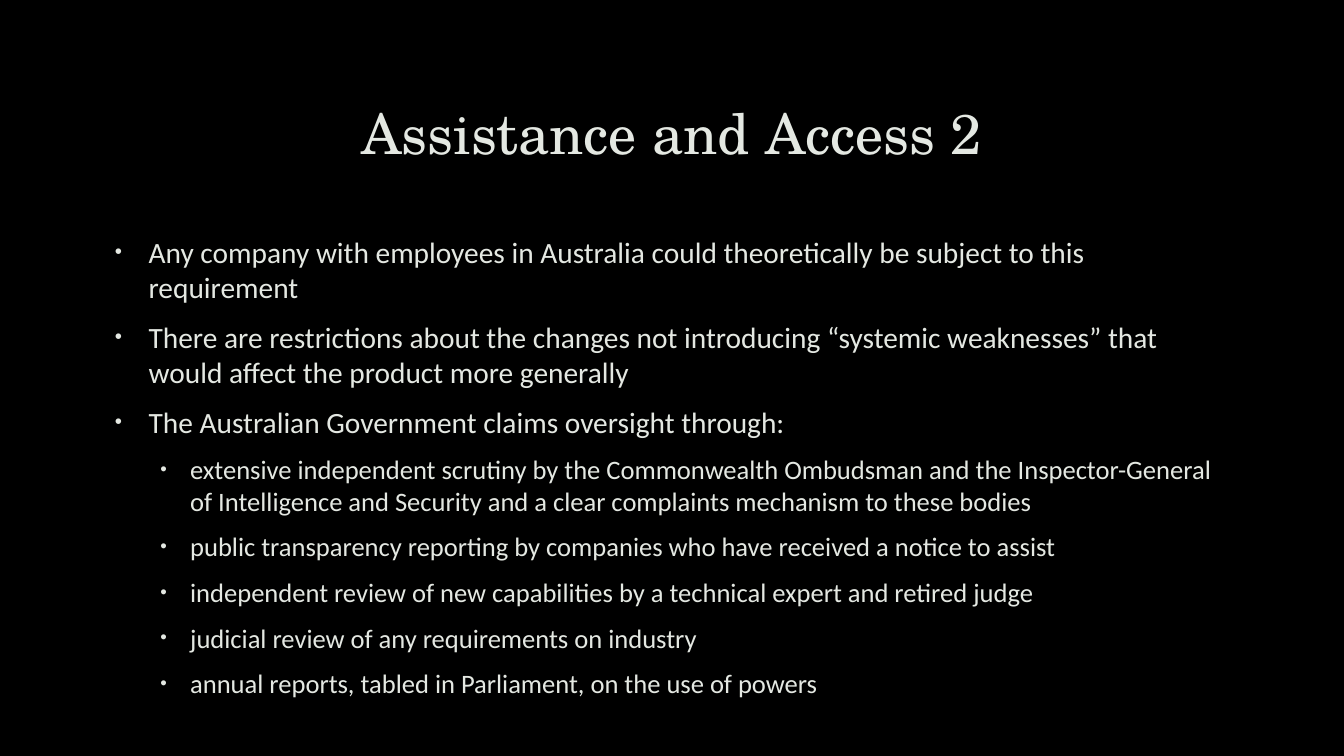
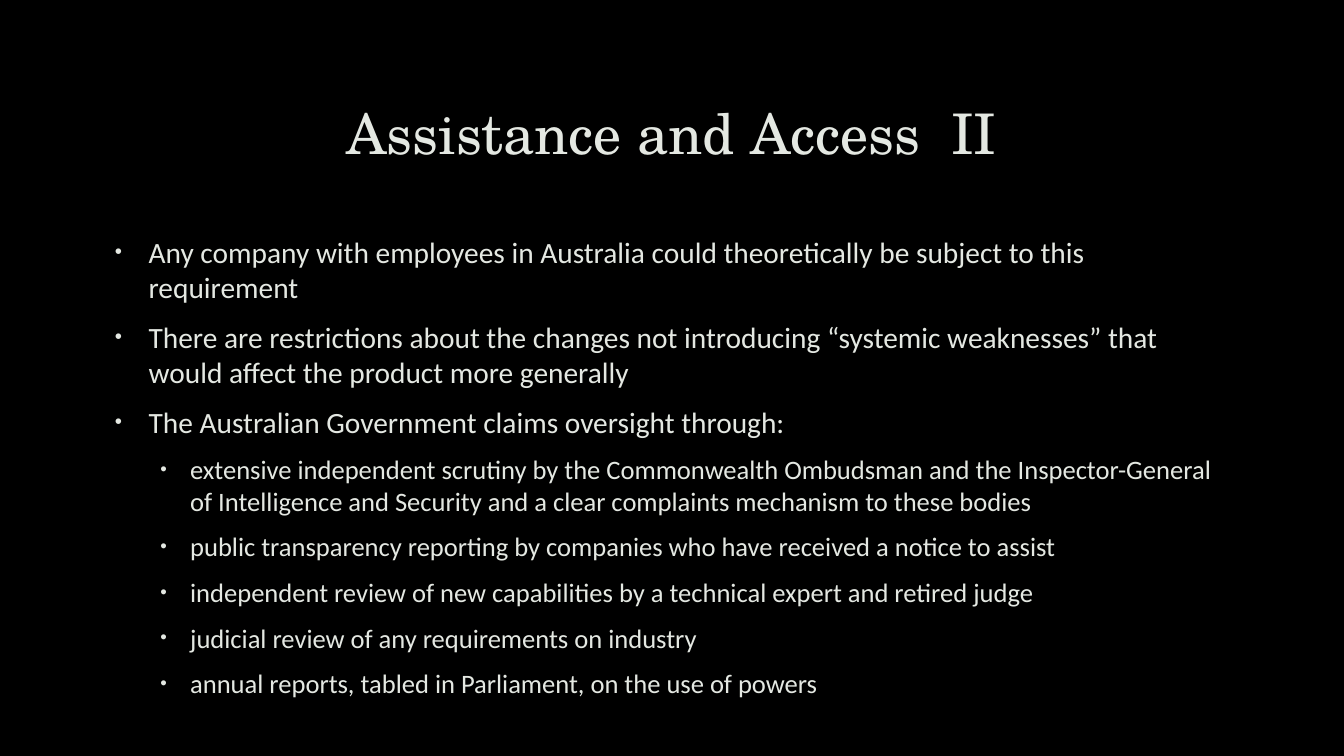
Before and after one commit to uwacsp/cits1003, a slide deck: slide 25 of Lectures/CITS1003-11 Cyber Law.pptx (slide 16 before the commit). Drawn at 1344x756 pixels with LibreOffice and Linux fonts; fonts in the diff are those of the drawing; background and template pictures are left out. Boxes give left, top, right and bottom in pixels: in the first picture for what was removed or moved away, otherwise in the second. Text is boxed around its words. In the diff, an @@ line names an element or a change of style, - is before the commit and + after.

```diff
--- a/Lectures/CITS1003-11 Cyber Law.pptx
+++ b/Lectures/CITS1003-11 Cyber Law.pptx
@@ title at <box>346,112,997,155</box>: text changed @@
-Assistance and Access 2
+Assistance and Access II
```
Also in this commit, not shown: 6 other slides changed, 10 slides added, 3 other files.
